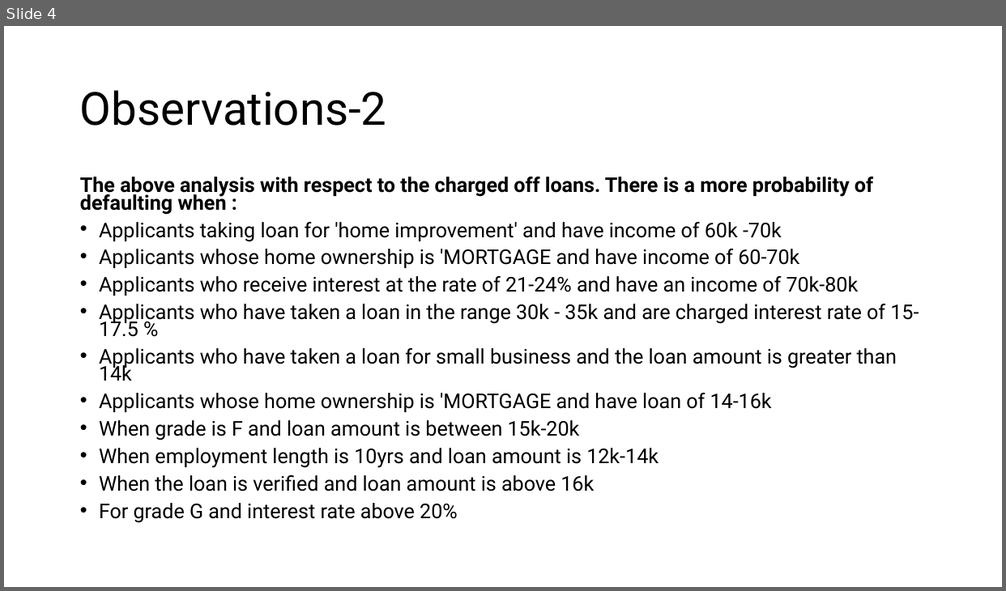
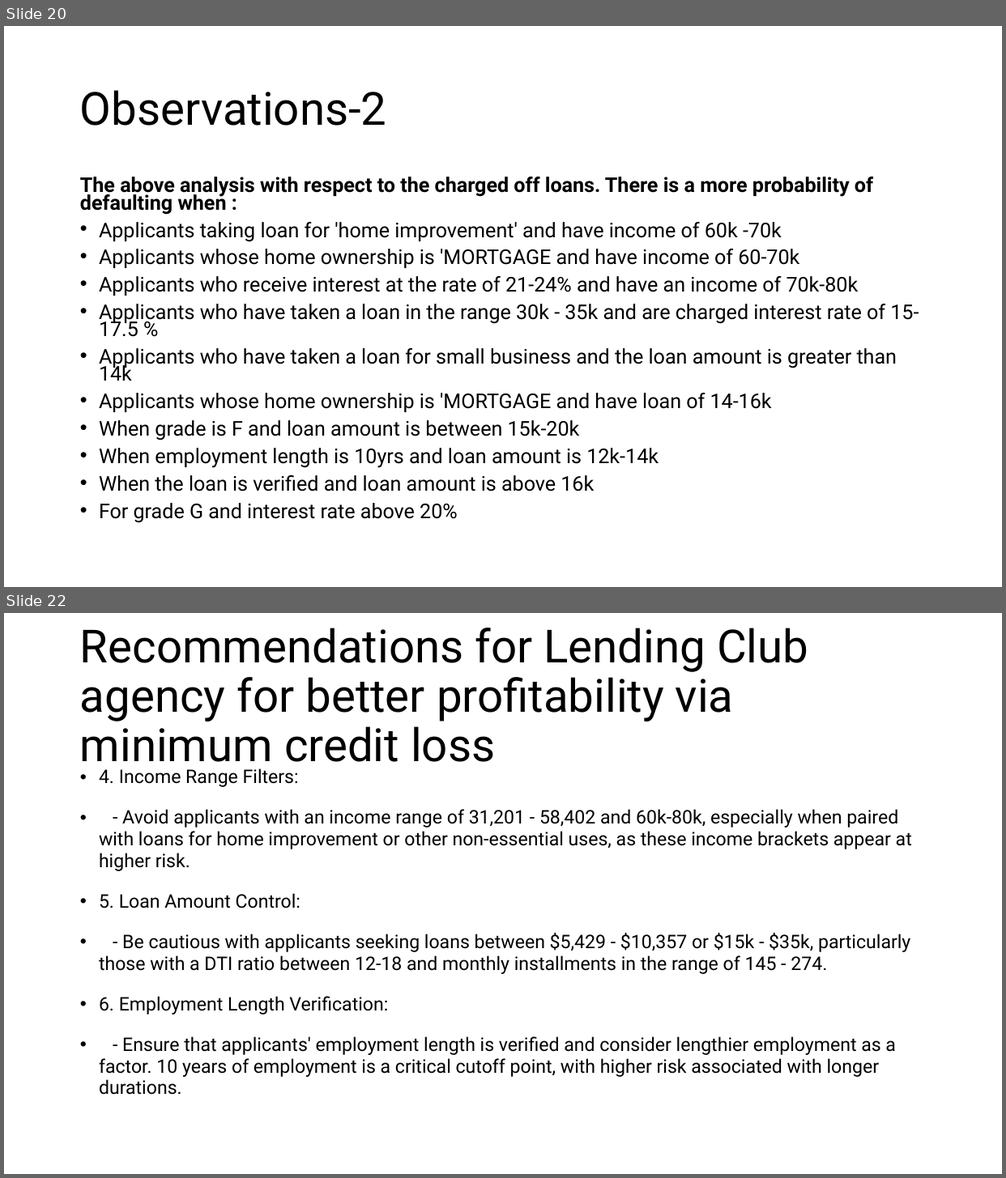
Before and after one commit to devsan95/LendingClubCaseStudy, a slide deck: Lending Club Case Study.pptx. Shown one above the other, each under a label of ours: slide 4 before the commit, slides 20 and 22 after it; the slides between them are not shown. The pictures are 1006x591 and 1006x1178 pixels, drawn with LibreOffice and Linux fonts; fonts in the diff are those of the drawing. Boxes give left, top, right and bottom in pixels: in the first picture for what was removed or moved away, otherwise in the second. Text is boxed around its words. In the diff, an @@ line names an element or a change of style, - is before the commit and + after.

```diff
--- a/Lending Club Case Study.pptx
+++ b/Lending Club Case Study.pptx
@@ slide 22 added at [4,613,1002,1174], background #FFFFFF @@
@@ title added at [80,628,808,772], 44 pt, text #000000 @@
+Recommendations for Lending Club agency for better profitability via minimum credit loss
@@ text added at [99,769,912,1095], 18 pt, text #000000 @@
+• 4. Income Range Filters:
+• - Avoid applicants with an income range of 31,201 - 58,402 and 60k-80k, especially when paired with loans for home improvement or other non-essential uses, as these income brackets appear at higher risk.
+• 5. Loan Amount Control:
+• - Be cautious with applicants seeking loans between $5,429 - $10,357 or $15k - $35k, particularly those with a DTI ratio between 12-18 and monthly installments in the range of 145 - 274.
+• 6. Employment Length Verification:
+• - Ensure that applicants' employment length is verified and consider lengthier employment as a factor. 10 years of employment is a critical cutoff point, with higher risk associated with longer durations.
@@ what was slide 4 is now slide 20 @@
```
Also in this commit, not shown: 19 other slides added, 1 slide removed, 1 other file.
